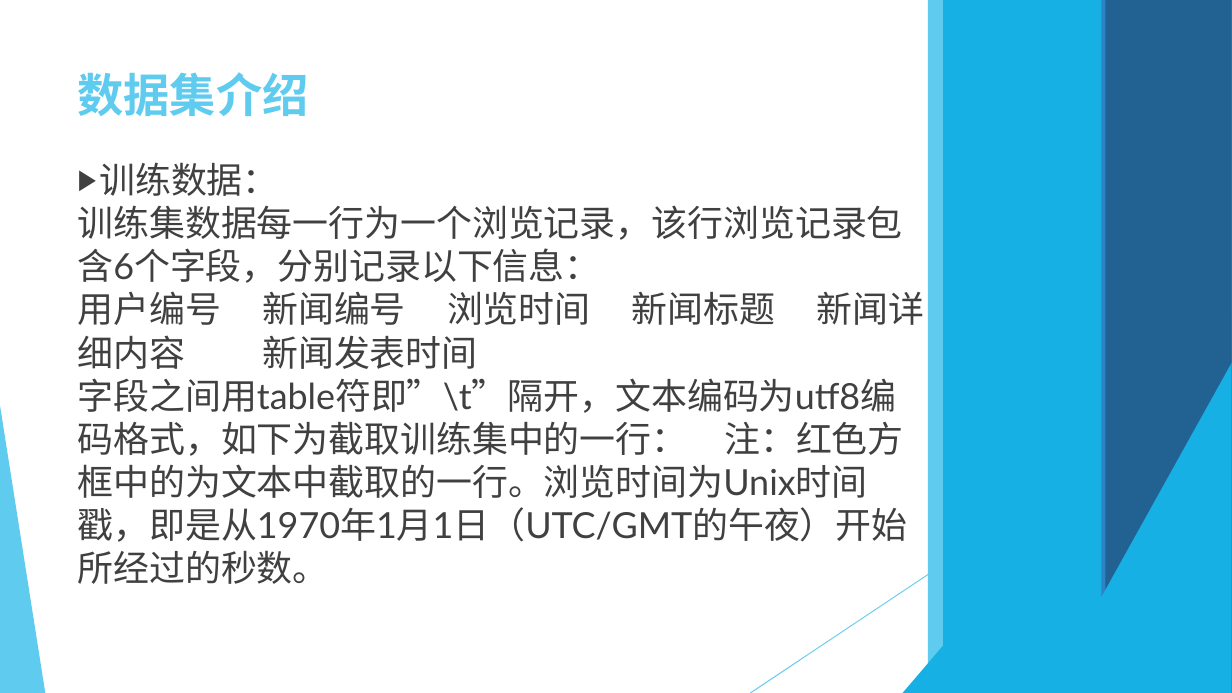
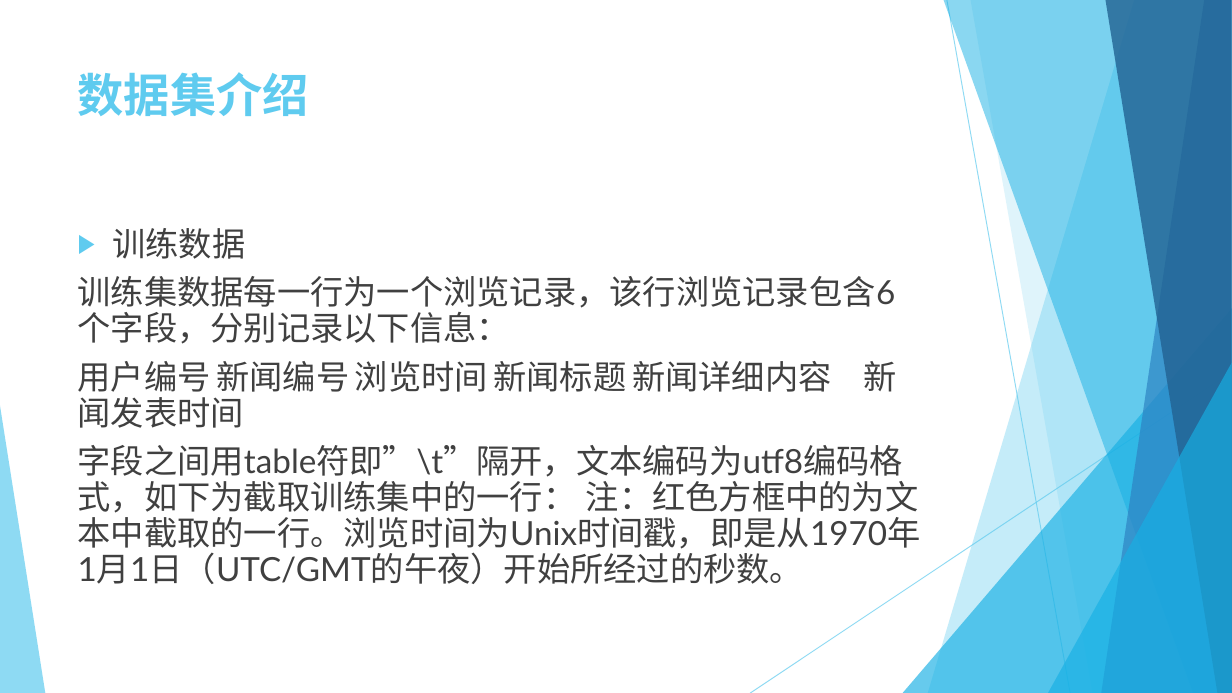
Before and after one commit to hejy12/newsRecommender, a slide deck: slide 15 of 新闻推荐系统.pptx. Drawn at 1232x693 pixels with LibreOffice and Linux fonts; fonts in the diff are those of the drawing. Boxes give left, top, right and bottom in pixels: in the first picture for what was removed or moved away, otherwise in the second. Text is boxed around its words. In the diff, an @@ line names an element or a change of style, - is before the commit and + after.

```diff
--- a/新闻推荐系统.pptx
+++ b/新闻推荐系统.pptx
@@ rectangle removed at [928,0,1232,693] @@
@@ rectangle removed at [944,0,1232,693] @@
@@ line (947, 0) - (1070, 693): stroke #5FCBEF 0.74 pt to #5FCBEF 0.75 pt @@
@@ rectangle removed at [970,0,1232,693] @@
@@ rectangle removed at [1102,0,1232,693] @@
@@ rectangle removed at [1105,0,1232,693] @@
@@ group added at [928,0,1232,693]: 5 freeform shapes @@
@@ text "训练数据": place and size @@
-text "训练数据" at [78,162,925,542]
+text "训练数据" at [78,228,921,584]
@@ text at [112,228,245,259]: text changed; size 28 to 25.9 pt @@
-▶ 训练数据：
+▶ 训练数据
@@ text at [78,276,921,584]: size 28 to 25.9 pt; line spacing 1 to 0.9; more space between paragraphs @@
@@ triangle at [903,308,1232,693]: fill #17B0E4 to #17B0E4 at 66% opacity @@
@@ line (1232, 372) - (750, 693): stroke #5FCBEF 0.74 pt to #5FCBEF 0.75 pt @@
@@ triangle at [1048,363,1232,693]: fill #17B0E4 to #17B0E4 at 66% opacity @@
@@ triangle at [0,406,45,693]: fill #5FCBEF to #5FCBEF at 70% opacity @@
```
Also in this commit, not shown: 21 other slides changed.
